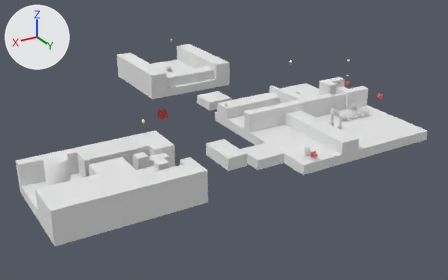
The Blender file etc/blend/levels/Level3.blend, before and after one commit.
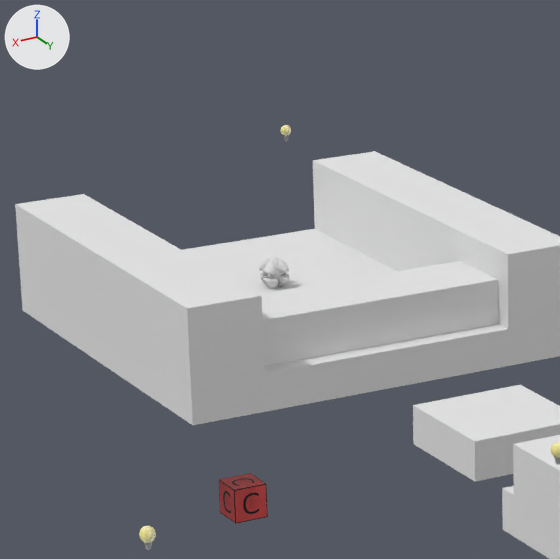
There are two pictures of each version: one whole from a 50 mm camera at (34.4, 74.0, 24.3) aimed at (1.0, 18.2, -3.6), one close up on the part from 25% to 51% of the width and 5% to 45% of the height. The lights are fixed; the arrows at upper left show +X, +Y and +Z.

Objects in the first close-up: 'Controller', 'Level3_b11', 'Level3_b2', 'Level3_b4', 'Level3_b5', 'Level3_b6', 'Light', 'Player'.
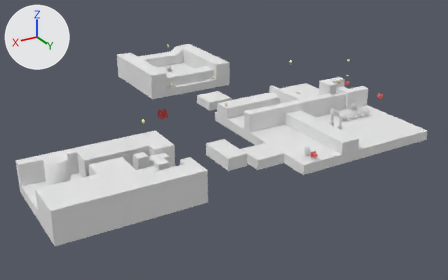
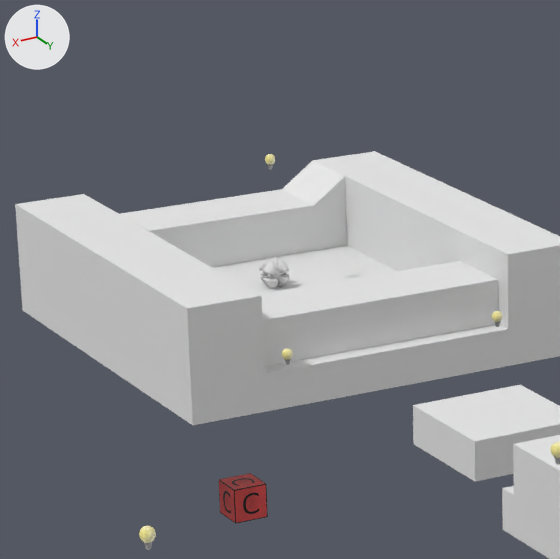
Scene script edits in JSON lines:
```json
{"block": "me_level3_b5", "where": "# used by ob_level3_b5; location = (-2.5, -4.5, 0.5)"}
{"op": "remove", "block": "me_level3_b5", "code": "me_level3_b5.from_pydata(...)  # 340 vertices, 338 faces; spans x -3.5..7.5, y 1.5..12.5, z -1.5..1.5"}
{"op": "add", "block": "me_level3_b5", "code": "me_level3_b5.from_pydata(...)  # 352 vertices, 352 faces; spans x -3.5..7.5, y 1.5..12.5, z -1.5..1.5"}
{"block": "me_level3_b5", "change": "me_level3_b5 part 1"}
{"block": "me_level3_b5", "change": "6 vertices are removed from x -0.5..4.5, y 2.5, z -0.5"}
{"block": "me_level3_b5", "change": "14 faces are deleted"}
{"block": "me_level3_b5", "change": "12 new vertices lie (0.0, 0.0, 1.3) away from vertices in x -0.5..4.5, y 1.5..3.5, z -0.5"}
{"block": "me_level3_b5", "change": "6 new vertices lie (0.0, -1.0, 0.0) away from vertices in x -0.5..4.5, y 3.5, z 0.8"}
{"block": "me_level3_b5", "change": "28 new faces join them"}
{"op": "set", "path": "ob_light.location", "old": "(-0.5, 2.5, 4.5)", "new": "(-0.5, 1.5, 3.5)"}
{"op": "add", "block": "ob_light_008", "code": ["ob_light_008 = bpy.data.objects.new('Light.008', me_light.copy())  # the mesh of ob_light", "ob_light_008.location = (-3.5, 8.3, 0.5)"]}
{"op": "add", "block": "ob_light_006", "code": ["ob_light_006 = bpy.data.objects.new('Light.006', me_light.copy())  # the mesh of ob_light", "ob_light_006.location = (2.5, 8.3, 0.5)"]}
```

Location of each change, (x1, y1, x2, y2) in pixels of the close-ups (560 x 559 px):
```json
{"object": "Light", "change": "moved", "before": [281, 125, 291, 141], "after": [265, 154, 275, 170]}
{"object": "Light.006", "change": "added", "after": [282, 348, 293, 365]}
{"object": "Light.008", "change": "added", "after": [492, 311, 503, 327]}
{"part": 1, "of": "me_level3_b5", "change": "built on", "before": [182, 229, 347, 267], "after": [100, 161, 347, 267]}
```
